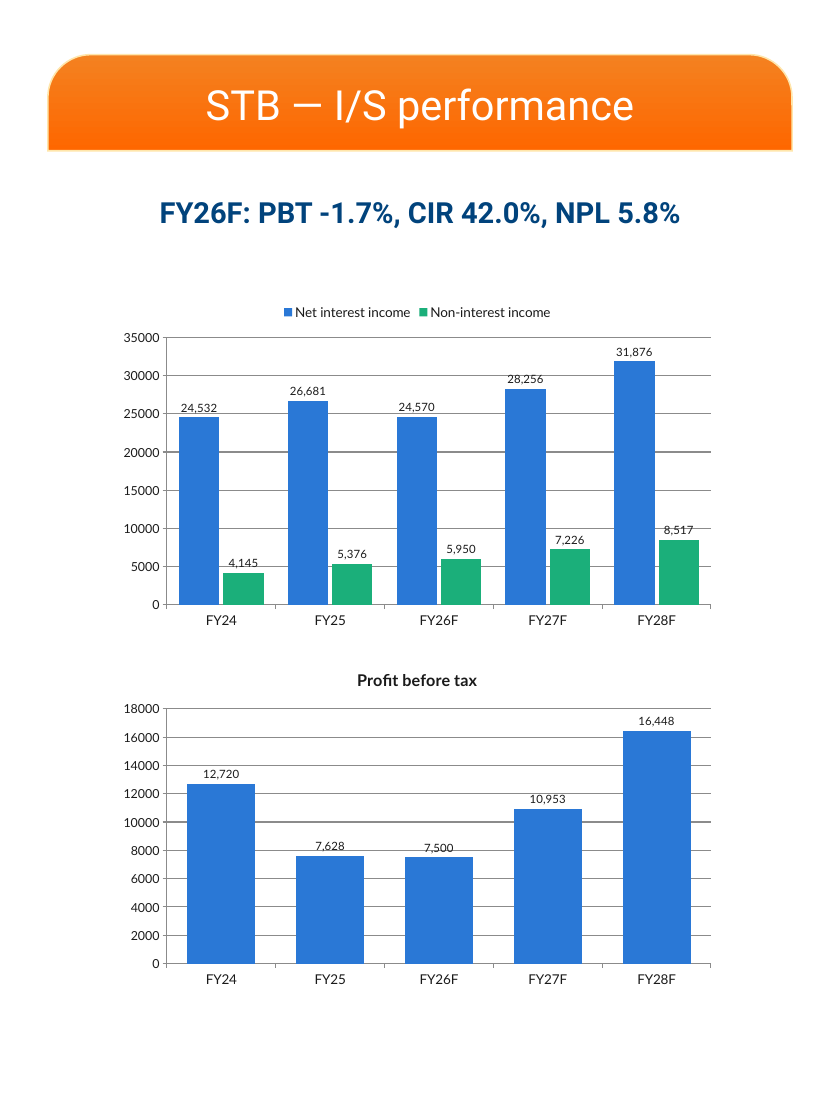
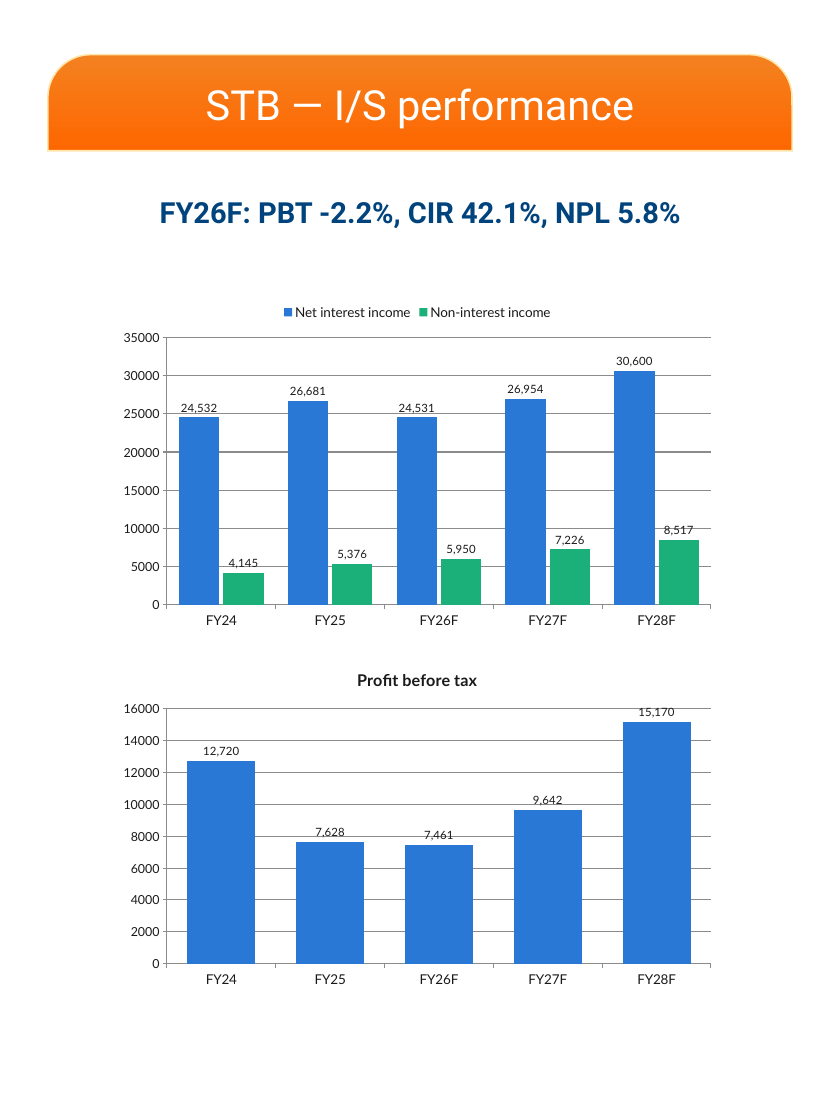
Before and after one commit to datquanton/verbose-guide, a slide deck: slide 3 of MASVN_Mobile_Report_STB_FPT_2Q26_EN_VN.pptx. Drawn at 840x1120 pixels with LibreOffice and Linux fonts; fonts in the diff are those of the drawing; background and template pictures are left out. Boxes give left, top, right and bottom in pixels: in the first picture for what was removed or moved away, otherwise in the second. Text is boxed around its words. In the diff, an @@ line names an element or a change of style, - is before the commit and + after.

```diff
--- a/MASVN_Mobile_Report_STB_FPT_2Q26_EN_VN.pptx
+++ b/MASVN_Mobile_Report_STB_FPT_2Q26_EN_VN.pptx
@@ text at box(160, 202, 680, 228): text changed @@
-FY26F: PBT -1.7%, CIR 42.0%, NPL 5.8%
+FY26F: PBT -2.2%, CIR 42.1%, NPL 5.8%
@@ column chart at box(111, 296, 724, 635) @@
@@ Net interest income, FY26F: 24570 to 24531 @@
@@ Net interest income, FY27F: 28256 to 26954 @@
@@ Net interest income, FY28F: 31876 to 30600 @@
@@ column chart at box(111, 655, 724, 995) @@
@@ Profit before tax, FY26F: 7500 to 7461 @@
@@ Profit before tax, FY27F: 10953 to 9642 @@
@@ Profit before tax, FY28F: 16448 to 15170 @@
```
Also in this commit, not shown: 7 other slides changed, 12 other files.
